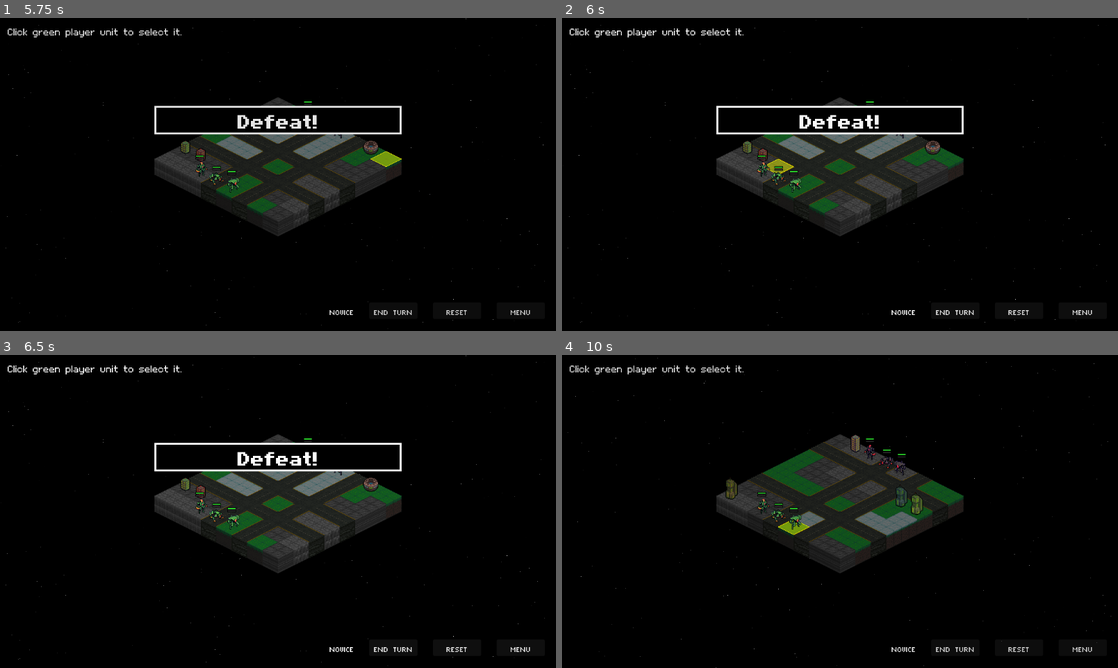
Above: before the commit, frames 1-4 (two rows, left to right).
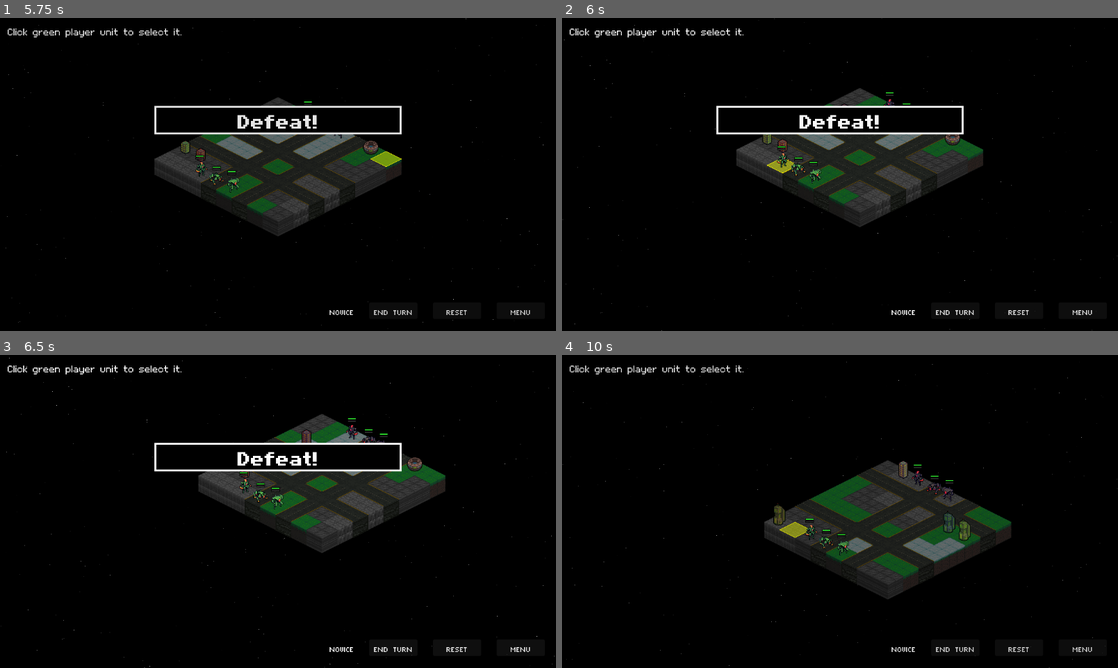
Above: after the commit, the same moments.

Repository: Tekknobot/Terrain
Game: Godot game, scene res://Scenes/TitleScreen.tscn
Two runs of this game, one before a commit and one after it. Both use one fixed random seed, a clock stepped at 60 frames per second and the inputs below.
Inputs (mouse positions are in pixels of both pictures, inside the frame that each line leads up to):
- Up to frame 1 (5.75 s): click "PLAY" at 0.5 s; click "END TURN" at 1.25 s; click "END TURN" at 2 s; click "END TURN" at 2.75 s; click "Menu" at 3.5 s; click "PLAY" at 4.25 s; tap Enter (ui_accept) at 5, 5.27 s; move the mouse to (400, 158) at 5.02 s; click (400, 158) at 5.17 s
- Up to frame 2 (6 s): drag from (728, 190) to (873, 124) at 5.77 s
- Up to frame 3 (6.5 s): no input
- Up to frame 4 (10 s): click "RESET" at 6.5 s; move the mouse to (895, 442) at 7.27 s; click (895, 442) at 7.42 s; drag from (812, 574) to (873, 461) at 8.02 s; tap Enter (ui_accept) at 8.75, 9.02 s; move the mouse to (1006, 558) at 8.77 s; click (1006, 558) at 8.92 s; drag from (673, 464) to (795, 530) at 9.52 s

Frame 1 is identical in both runs. In frame 2, 6.1% of the frame differs, in the area x 0-100%, y 0-100%; in frame 3, 8.2%; in frame 4, 11%.
Error in both runs: Invalid access to property or key 'process_frame' on a base object of type 'null instance'. (res://Scripts/Unit.gd:176)

Commit message:
Re-integrate camera drag.

Diff:
--- a/Scripts/Camera2D.gd
+++ b/Scripts/Camera2D.gd
@@ -8,45 +8,49 @@
 
 var current_zoom_index := 0
 
+# Camera drag
 var dragging := false
 var drag_start := Vector2.ZERO
 var camera_start := Vector2.ZERO
+var base_position := Vector2.ZERO  # position controlled by drag and centering logic
 
-# For pinch zooming.
+# For pinch zooming
 var active_touches := {}
 var pinch_initial_distance := 0.0
 var pinch_initial_zoom_index := 0
 
-# Camera shake variables
+# Camera shake
 var shake_amount := 0.0
 var shake_decay := 5.0
-var original_position := Vector2.ZERO
 
+var valid_drag := false
 
 func _ready():
-	# Load the saved zoom index from GameData.
 	GameData.load_settings()
 	current_zoom_index = GameData.current_zoom_index
 
-	# Set the camera's initial zoom.
 	zoom = zoom_levels[current_zoom_index]
 
 	set_process_unhandled_input(true)
 	set_process(true)
 
-	# Center the camera over the TileMap.
+	# Center camera on TileMap
 	var tilemap = get_tree().get_current_scene().get_node("TileMap")
 	var grid_width = 8
 	var grid_height = 8
 	var center_tile = Vector2(grid_width / 2, grid_height / 2)
-	global_position = tilemap.to_global(tilemap.map_to_local(center_tile))
-
-	# Store original position for shake
-	original_position = global_position
+	var world_pos = tilemap.to_global(tilemap.map_to_local(center_tile))
+	global_position = world_pos
+	base_position = world_pos
 
 
 func _unhandled_input(event):
-	# Desktop zooming via mouse wheel.
+	# Near the top of _unhandled_input
+	var tilemap = get_tree().get_current_scene().get_node("TileMap")
+	if tilemap.selected_unit != null:
+		return  # disable all dragging/zoom logic while unit is selected
+
+	# Zooming
 	if event is InputEventMouseButton:
 		if event.button_index == MOUSE_BUTTON_WHEEL_DOWN and event.pressed:
 			current_zoom_index = max(current_zoom_index - 1, 0)
@@ -54,21 +58,26 @@
 		elif event.button_index == MOUSE_BUTTON_WHEEL_UP and event.pressed:
 			current_zoom_index = min(current_zoom_index + 1, zoom_levels.size() - 1)
 			_zoom_camera()
-		# Desktop dragging via left click.
-		elif event.button_index == MOUSE_BUTTON_LEFT:
+
+		# Start drag only if clicking empty tile
+		if event.button_index == MOUSE_BUTTON_LEFT:
 			if event.pressed:
 				if is_click_on_empty_tile():
 					dragging = true
+					valid_drag = true
 					drag_start = get_global_mouse_position()
-					camera_start = global_position
+					camera_start = base_position
+				else:
+					valid_drag = false
 			else:
 				dragging = false
+				valid_drag = false
 
-	# Desktop dragging motion.
-	elif event is InputEventMouseMotion and dragging:
-		global_position = camera_start - (get_global_mouse_position() - drag_start) * 0.6
+	elif event is InputEventMouseMotion and dragging and valid_drag:
+		base_position = camera_start - (get_global_mouse_position() - drag_start) * 0.6
 
-	# Touch events for pinch zoom (Android).
+
+	# Pinch zoom (mobile)
 	elif event is InputEventScreenTouch:
 		if event.pressed:
 			active_touches[event.index] = event.position
@@ -99,36 +108,40 @@
 
 
 func _zoom_camera():
-	# Tween the camera's zoom from its current value to the target value.
 	var target_zoom = zoom_levels[current_zoom_index]
 	var tween = create_tween()
 	tween.tween_property(self, "zoom", target_zoom, 0.2).set_trans(Tween.TRANS_CUBIC)
-
 	print("→ Camera zoom changed: index=", current_zoom_index, ", zoom=", target_zoom)
-
-	# Save the new zoom index in GameData.
 	GameData.current_zoom_index = current_zoom_index
 	GameData.save_settings()
 
 
 func is_click_on_empty_tile() -> bool:
 	var tilemap = get_tree().get_current_scene().get_node("TileMap")
-	var mouse_pos = tilemap.get_global_mouse_position()
-	var clicked_tile = tilemap.local_to_map(tilemap.to_local(mouse_pos))
-	return tilemap.get_unit_at_tile(clicked_tile) == null
+
+	# If a unit is selected, don't allow drag
+	if tilemap.has_node("selected_unit") and tilemap.selected_unit != null:
+		return false
+
+	var local_pos = tilemap.to_local(get_viewport().get_mouse_position())
+	var clicked_tile = tilemap.local_to_map(local_pos)
+
+	var has_unit := tilemap.get_unit_at_tile(clicked_tile) != null
+	var has_structure := tilemap.get_structure_at_tile(clicked_tile) != null
+
+	return not has_unit and not has_structure
 
 
 func _process(delta):
-	# Camera shake effect
 	if shake_amount > 0:
 		var shake_offset = Vector2(
 			randf_range(-1.0, 1.0),
 			randf_range(-1.0, 1.0)
 		) * shake_amount
-		global_position = original_position + shake_offset
+		global_position = base_position + shake_offset
 		shake_amount = max(shake_amount - shake_decay * delta, 0.0)
 	else:
-		global_position = original_position
+		global_position = base_position
 
 
 func shake(amount: float) -> void:
